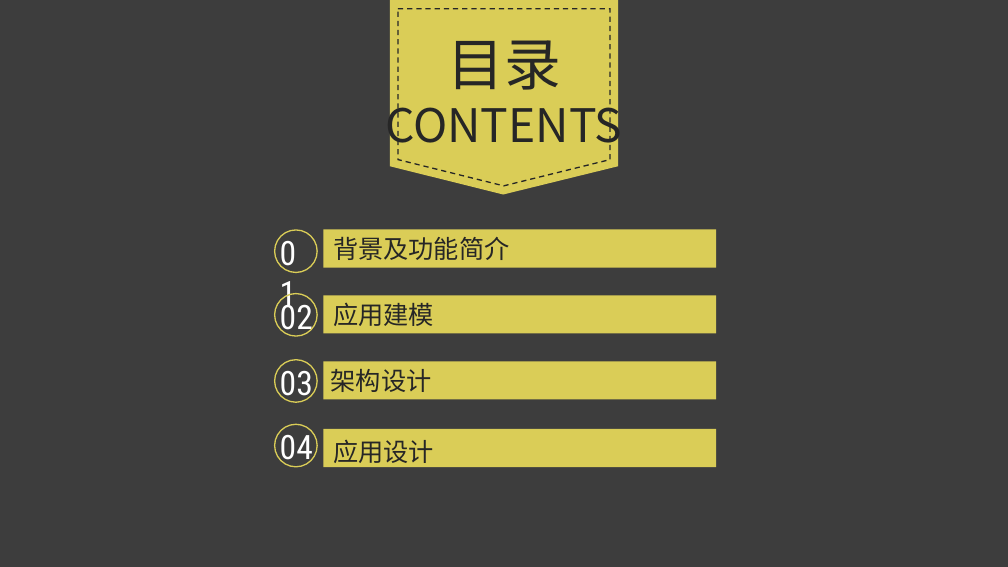
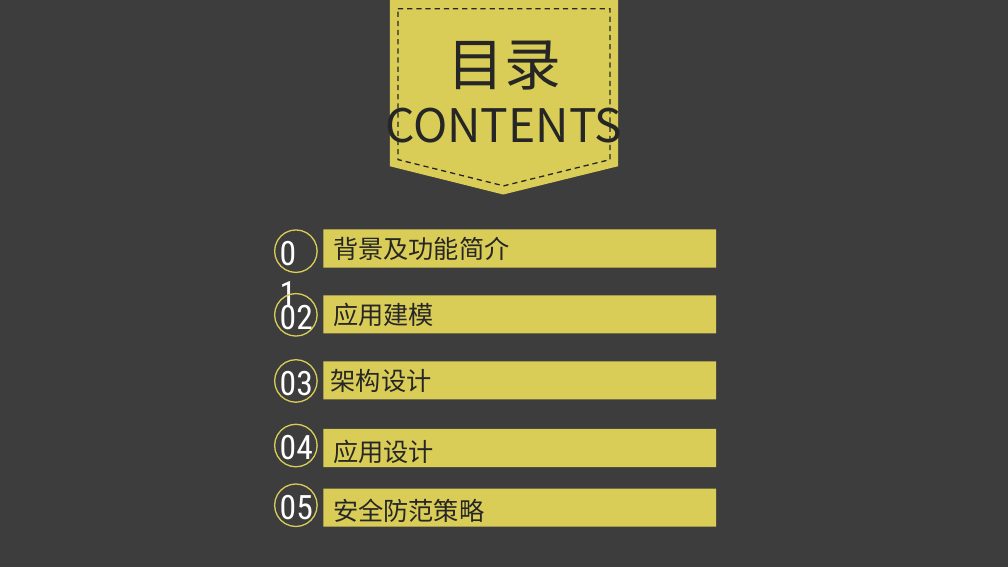
Before and after one commit to WEASP/our-project, a slide deck: slide 2 of Tasks/Task10/高子峰组-知否演示ppt.pptx. Drawn at 1008x567 pixels with LibreOffice and Linux fonts; fonts in the diff are those of the drawing; background and template pictures are left out. Boxes give left, top, right and bottom in pixels: in the first picture for what was removed or moved away, otherwise in the second. Text is boxed around its words. In the diff, an @@ line names an element or a change of style, - is before the commit and + after.

```diff
--- a/Tasks/Task10/高子峰组-知否演示ppt.pptx
+++ b/Tasks/Task10/高子峰组-知否演示ppt.pptx
@@ ellipse added at [274, 484, 317, 526], outline #DACD57 1.25 pt @@
@@ text added at [280, 488, 313, 527], 32 pt, text #FFFFFF @@
+05
@@ rectangle added at [324, 488, 717, 526], fill #DACD57 @@
@@ text added at [333, 498, 484, 528], 24 pt, text #262626 @@
+安全防范策略
```
Also in this commit, not shown: 4 other slides changed, 7 slides added, 1 other file.
